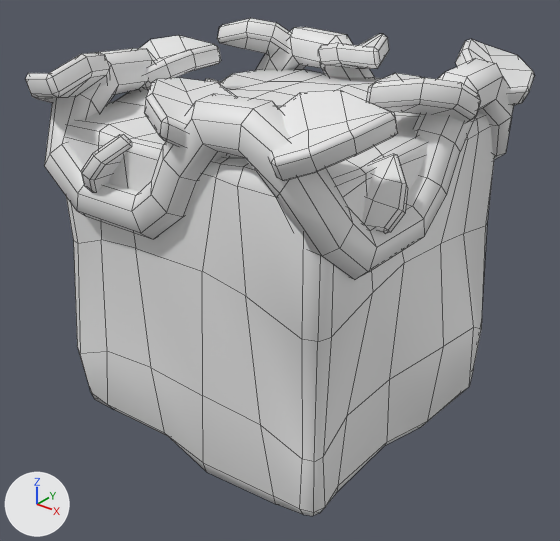
Renders of the FBX model Assets/- Asset Store/Custom/EffectBlocks/Source/RootBlock.fbx from each side of a commit.
Before and after are seen from a camera (50 mm lens) standing at (1.508, -1.912, 1.136) and looking at (0.016, -0.048, -0.02). Lighting does not change. The marker at lower left points along +X, +Y and +Z. The older version comes first. Mesh edges are drawn as thin lines. Materials are left out; every surface is plain grey. Objects named as collision shapes, trigger or cutter boxes, shadow casters or lower levels of detail are left out. Where no turn or scale is listed for an object, it has been applied to the vertices.

In view in the first picture: 'RootBlock_LOD0'.
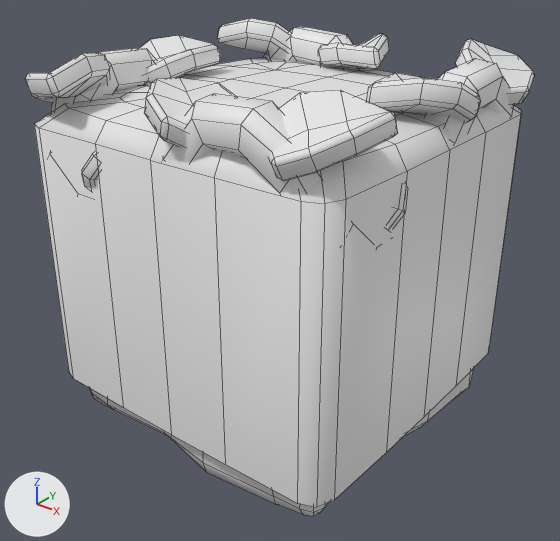
Edits to the bpy script that builds the scene:
```text
Change me_mesh_003:
    used by ob_rootblock_lod0; location = (0.0, 0.0, 0.0)
    remove me_mesh_003.from_pydata(...)  # 1000 vertices, 1034 faces; spans x -0.613..0.613, y -0.613..0.613, z -0.562..0.718
    add me_mesh_003.from_pydata(...)  # 1105 vertices, 1130 faces; spans x -0.613..0.613, y -0.613..0.613, z -0.562..0.718
    me_mesh_003 part 1: a new loose piece of 105 vertices spanning x -0.577..0.577, y -0.578..0.578, z -0.4..0.59
```

Boxes (x1, y1, x2, y2) around the edits, measured in the pictures (560 x 541 px):
part 1 of me_mesh_003, added
    after: (34, 58, 521, 507)
